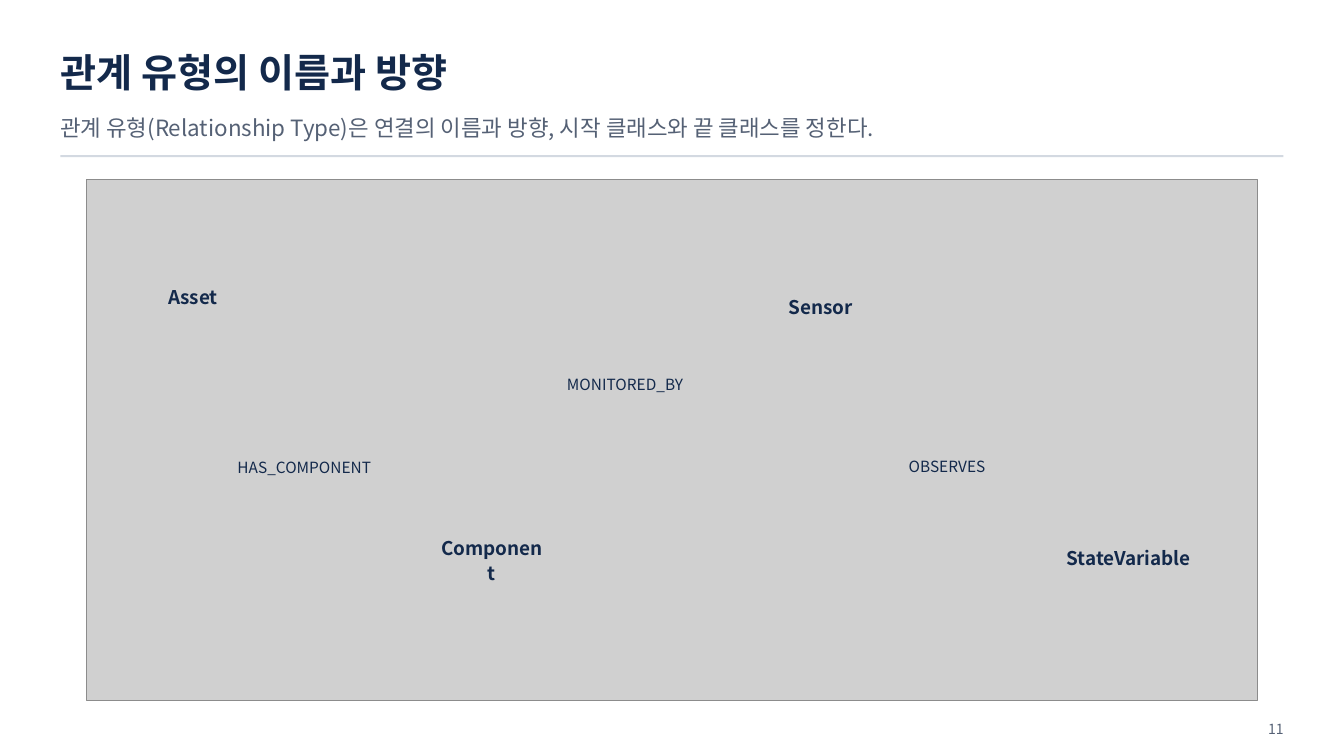
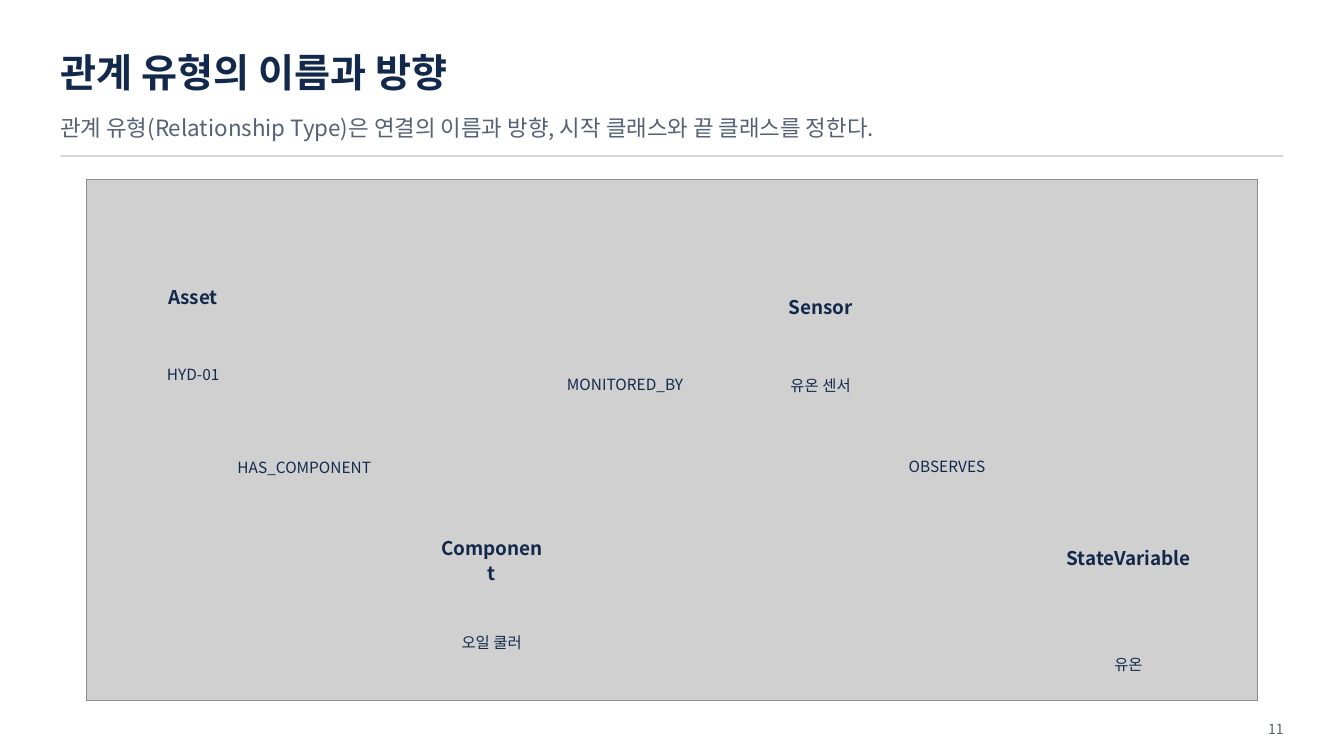
Before and after one commit to uengine-oss/hyd-iot-edu, a slide deck: slide 11 of workspace/강의제작/산출물/통합반/이론/02회차/통합반_02일차.pptx. Drawn at 1344x756 pixels with LibreOffice and Linux fonts; fonts in the diff are those of the drawing; grey boxes stand for pictures. Boxes give left, top, right and bottom in pixels: in the first picture for what was removed or moved away, otherwise in the second. Text is boxed around its words. In the diff, an @@ line names an element or a change of style, - is before the commit and + after.

Commit message:
통합 2회차에서 쿨러의 계측·교체·고장 관계를 화면 근거로 구별한다

```diff
--- a/workspace/강의제작/산출물/통합반/이론/02회차/통합반_02일차.pptx
+++ b/workspace/강의제작/산출물/통합반/이론/02회차/통합반_02일차.pptx
@@ text added at (167, 368, 219, 380), 11 pt, text #13294B @@
+HYD-01
@@ text added at (790, 378, 850, 392), 11 pt, text #13294B @@
+유온 센서
@@ text added at (462, 635, 521, 649), 11 pt, text #13294B @@
+오일 쿨러
@@ text added at (1114, 657, 1142, 671), 11 pt, text #13294B @@
+유온
```
Also in this commit, not shown: 3 other slides changed, 9 other files.
